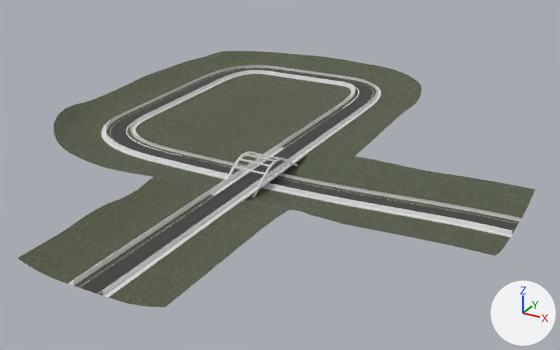
The OBJ model DX12App/Models/C-2-2-P2.obj as it was, and as the next commit left it.
The view is the same before and after, from a 50 mm camera at (357.0, -608.0, 305.0) aimed at (-10.0, 59.0, -29.0). Arrows for +X, +Y and +Z are at lower right; the lights stay in place. Where no turn or scale is listed for an object, it has been applied to the vertices.

The first picture shows 'Grass_Grass.001', 'Road_Road.001', 'Track_Track.004', 'Wirefence'.
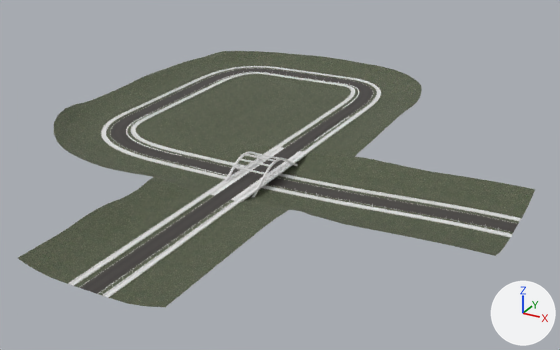
Changed parts and their boxes (x1, y1, x2, y2) in the pictures (560 x 350 px):
'Wirefence', deleted
    before: (73, 65, 520, 294)

The edits, one by one:
Object 'Wirefence' (ob_wirefence) is deleted.
